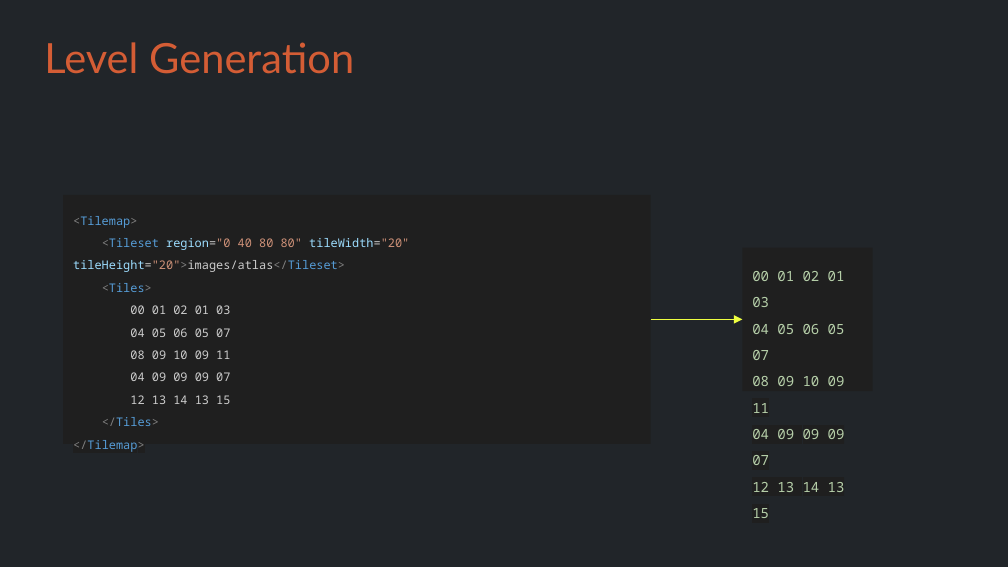
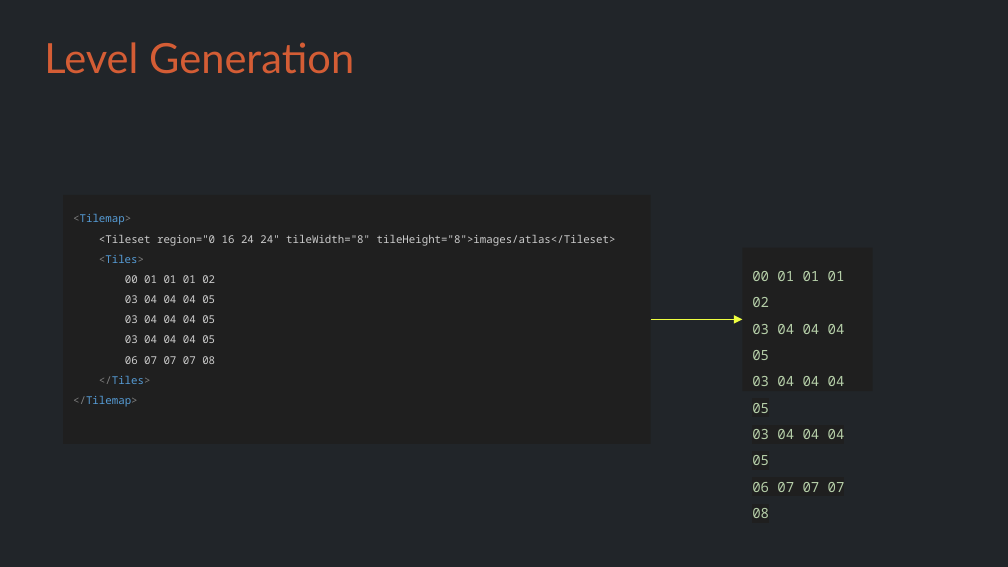
Before and after one commit to Metamate/gar, a slide deck: slide 6 of slides/06 Super Mario Bros.pptx. Drawn at 1008x567 pixels with LibreOffice and Linux fonts; fonts in the diff are those of the drawing. Boxes give left, top, right and bottom in pixels: in the first picture for what was removed or moved away, otherwise in the second. Text is boxed around its words. In the diff, an @@ line names an element or a change of style, - is before the commit and + after.

```diff
--- a/slides/06 Super Mario Bros.pptx
+++ b/slides/06 Super Mario Bros.pptx
@@ text in rectangle at [73, 214, 151, 407]: size 8.5 to 7.7 pt in "<Tilemap>", "<Tiles>", "</Tiles>", "</Tilemap>" @@
@@ text in rectangle at [99, 235, 616, 246]: text changed; size 8.5 to 7.7 pt; text colour #9CDCFE to #CCCCCC @@
-<Tileset region="0 40 80 80" tileWidth="20" tileHeight="20">images/atlas</Tileset>
+<Tileset region="0 16 24 24" tileWidth="8" tileHeight="8">images/atlas</Tileset>
@@ text in rectangle at [125, 275, 215, 364]: text changed; size 8.5 to 7.7 pt @@
-00 01 02 01 03
-04 05 06 05 07
-08 09 10 09 11
-04 09 09 09 07
-12 13 14 13 15
+00 01 01 01 02
+03 04 04 04 05
+03 04 04 04 05
+03 04 04 04 05
+06 07 07 07 08
@@ text in rectangle at [752, 271, 845, 518]: text changed @@
-00 01 02 01 03
-04 05 06 05 07
-08 09 10 09 11
-04 09 09 09 07
-12 13 14 13 15
+00 01 01 01 02
+03 04 04 04 05
+03 04 04 04 05
+03 04 04 04 05
+06 07 07 07 08
```
Also in this commit, not shown: 10 other slides changed, 1 other file.
